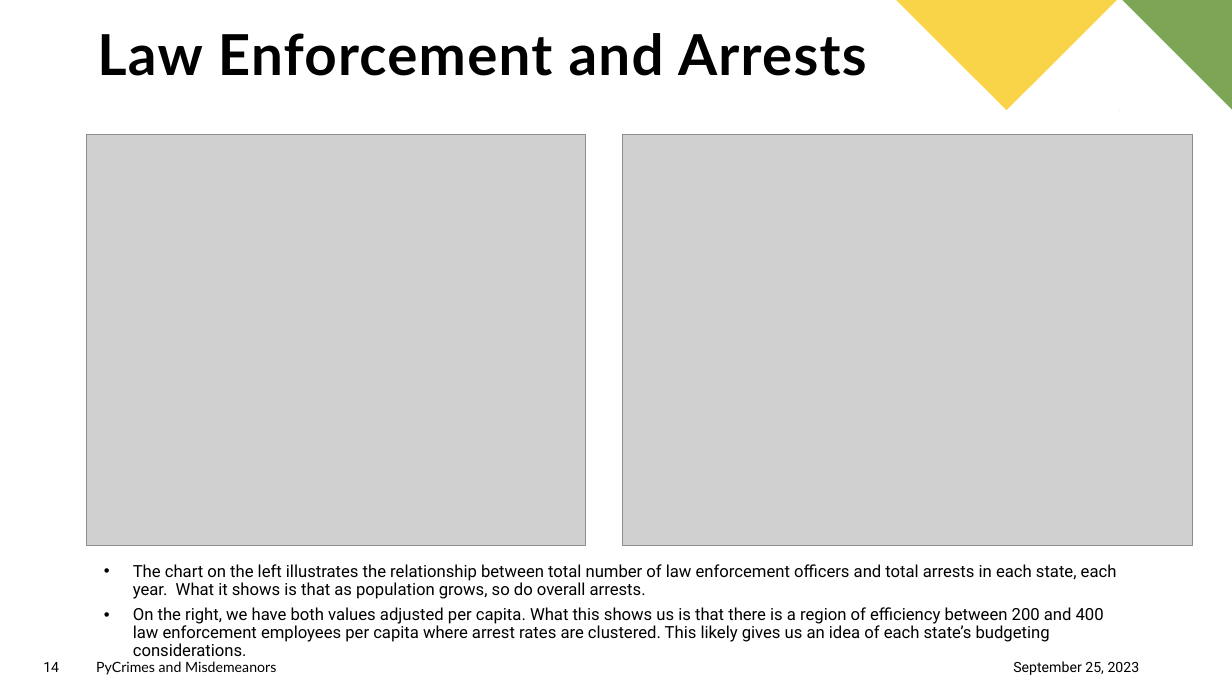
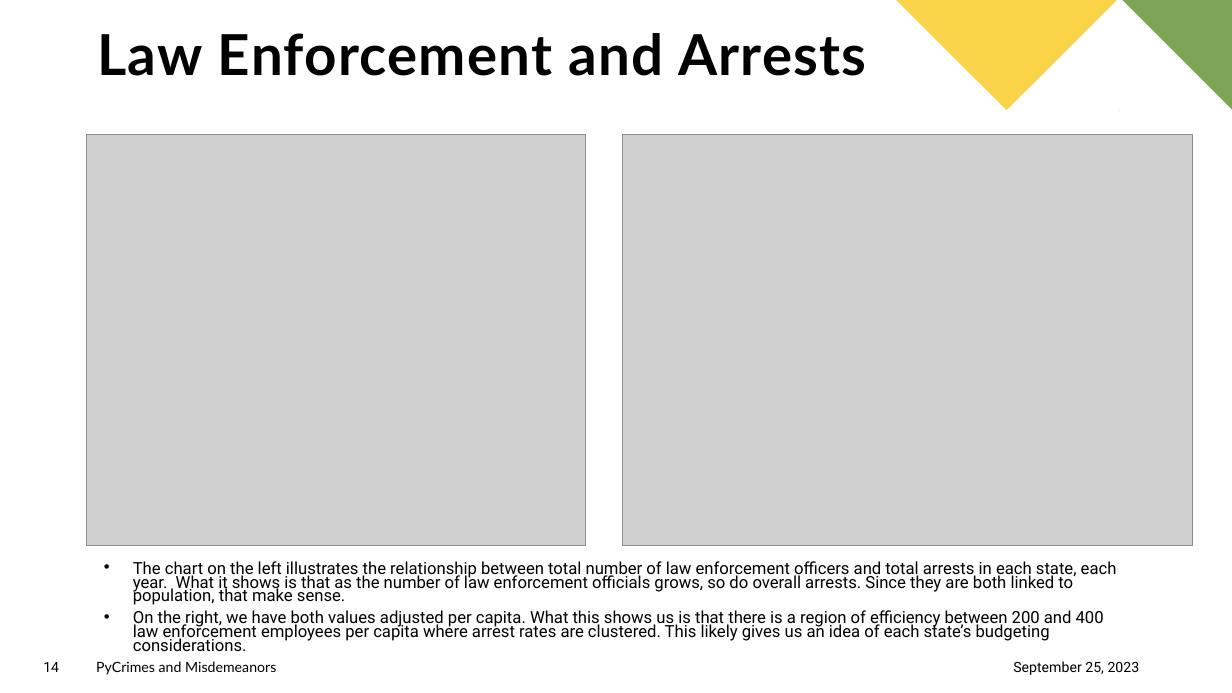
Before and after one commit to S-Bonillas/P1-PyCrimes_and_Misdemeanors, a slide deck: slide 14 of PyCrimes_Final/PyCrimes_Presentation.pptx. Drawn at 1232x693 pixels with LibreOffice and Linux fonts; fonts in the diff are those of the drawing; grey boxes stand for pictures. Boxes give left, top, right and bottom in pixels: in the first picture for what was removed or moved away, otherwise in the second. Text is boxed around its words. In the diff, an @@ line names an element or a change of style, - is before the commit and + after.

Commit message:
Presentation Update
typo correction

```diff
--- a/PyCrimes_Final/PyCrimes_Presentation.pptx
+++ b/PyCrimes_Final/PyCrimes_Presentation.pptx
@@ text at bbox=[133, 561, 1117, 605]: text changed @@
-• The chart on the left illustrates the relationship between total number of law enforcement officers and total arrests in each state, each year. What it shows is that as population grows, so do overall arrests.
+• The chart on the left illustrates the relationship between total number of law enforcement officers and total arrests in each state, each year. What it shows is that as the number of law enforcement officials grows, so do overall arrests. Since they are both linked to population, that make sense.
@@ text at bbox=[133, 610, 1104, 651]: line spacing 0.9 to 0.7 @@
```
Also in this commit, not shown: 1 other file.
